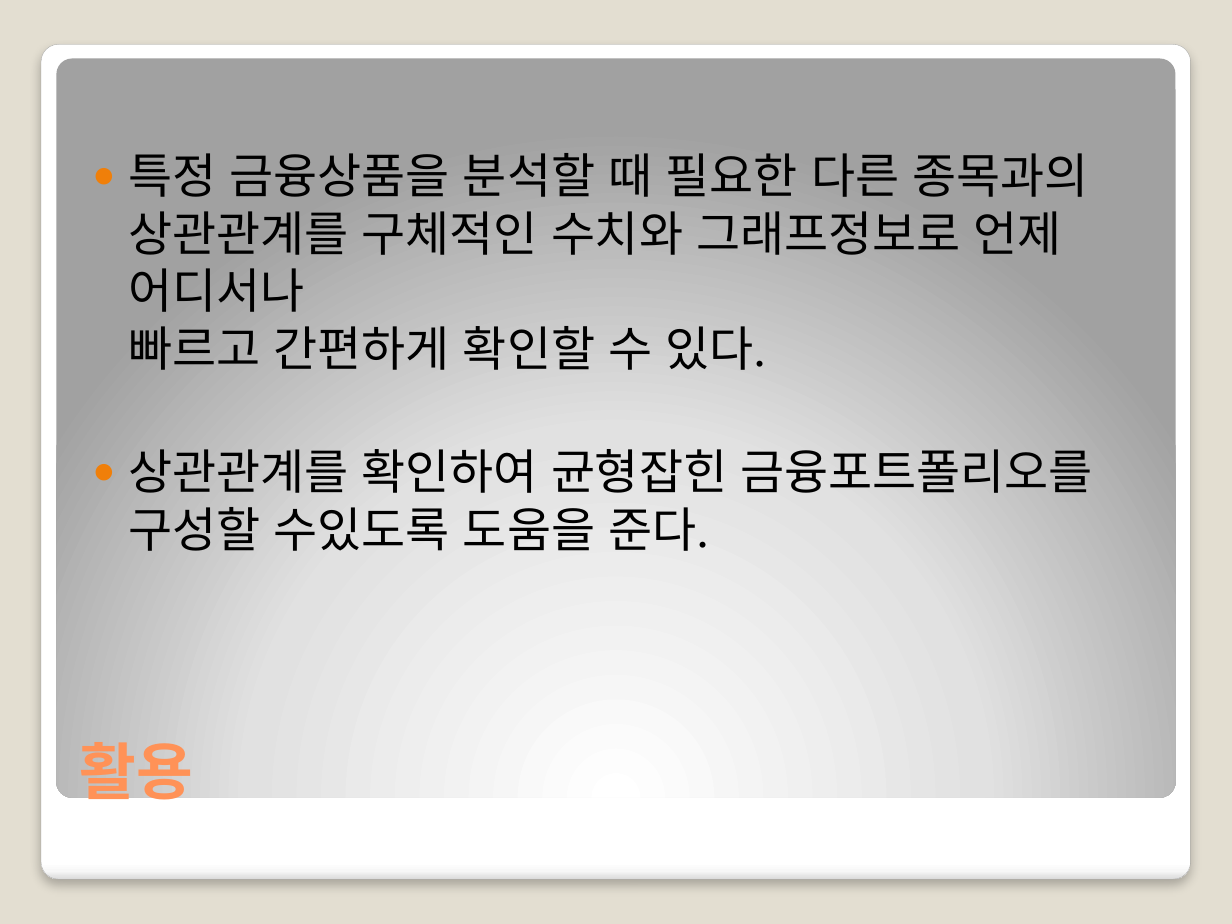
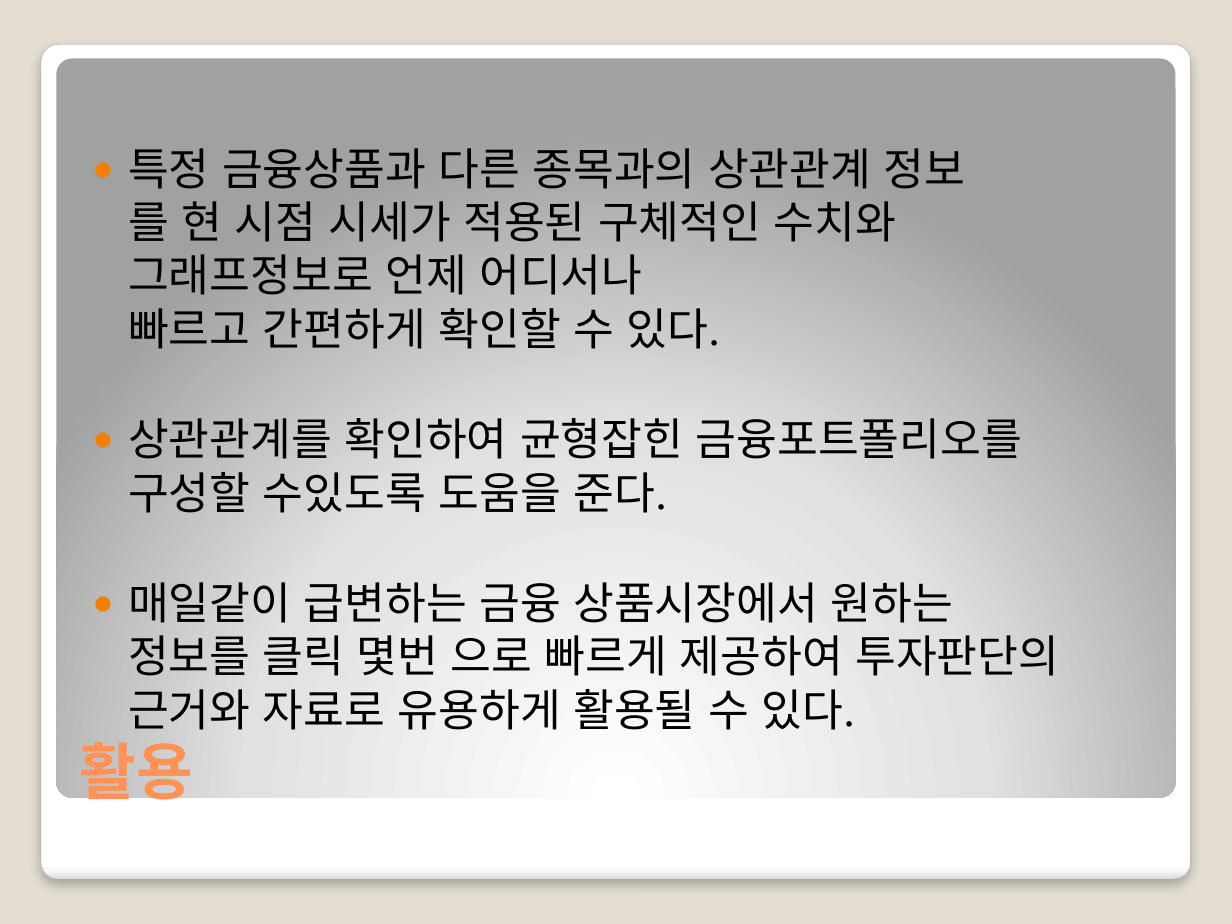
Before and after one commit to nbvc1003/stockAnalyst, a slide deck: slide 5 of 중간프로젝트2차_금융상품 분석툴20191224.pptx. Drawn at 1232x924 pixels with LibreOffice and Linux fonts; fonts in the diff are those of the drawing. Boxes give left, top, right and bottom in pixels: in the first picture for what was removed or moved away, otherwise in the second. Text is boxed around its words. In the diff, an @@ line names an element or a change of style, - is before the commit and + after.

```diff
--- a/중간프로젝트2차_금융상품 분석툴20191224.pptx
+++ b/중간프로젝트2차_금융상품 분석툴20191224.pptx
@@ text at (128, 148, 966, 349): text changed; size 28 to 25.9 pt @@
-● 특정 금융상품을 분석할 때 필요한 다른 종목과의 상관관계를 구체적인 수치와 그래프정보로 언제 어디서나
-  빠르고 간편하게 확인할 수 있다.
+● 특정 금융상품과 다른 종목과의 상관관계 정보
+  를 현 시점 시세가 적용된 구체적인 수치와
+  그래프정보로 언제 어디서나
+  빠르고 간편하게 확인할 수 있다.
@@ text at (128, 418, 1022, 513): size 28 to 25.9 pt in "상관관계를 확인하여 균형잡힌 금융포트폴리오를 구성할 수있도록 도움을 ..." @@
@@ text at (128, 582, 1059, 730): paragraph added @@
+● 매일같이 급변하는 금융 상품시장에서 원하는
+  정보를 클릭 몇번 으로 빠르게 제공하여 투자판단의
+  근거와 자료로 유용하게 활용될 수 있다.
```
Also in this commit, not shown: 1 other slide changed.
